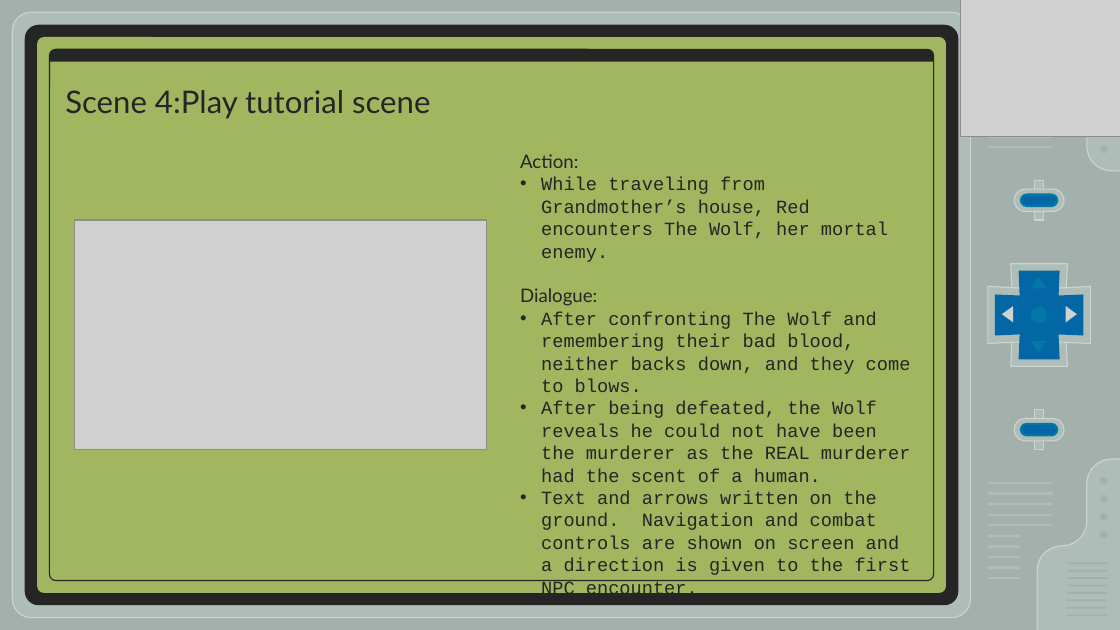
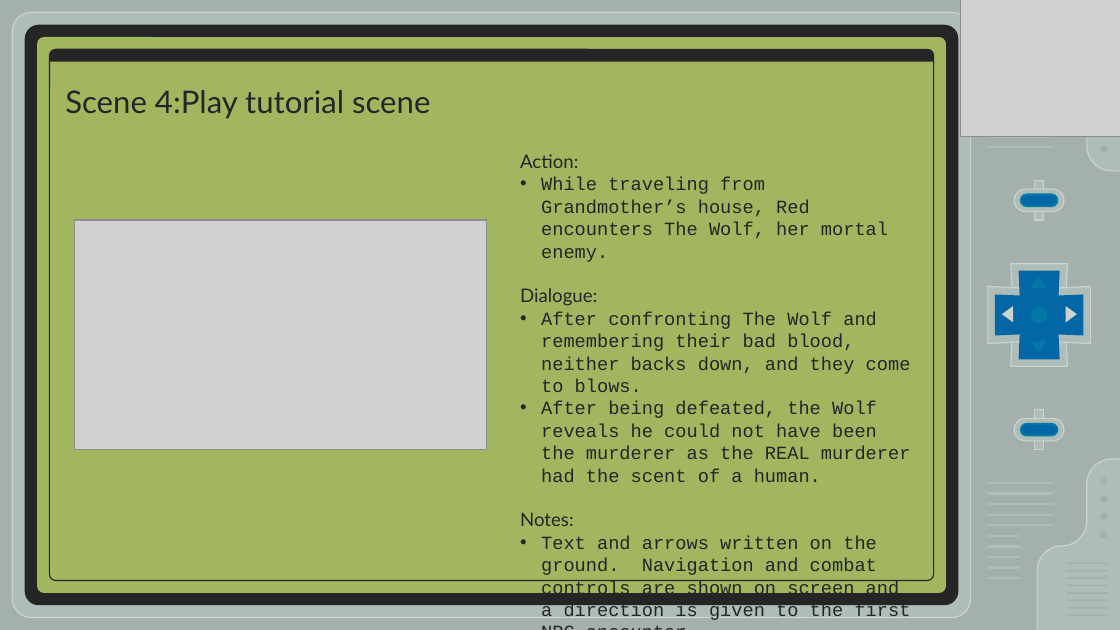
Before and after one commit to GreenSkyGames/Breaking-Red, a slide deck: slide 12 of Docs/Presentations/SA Presentation_Green Sky Games_v4.0.pptx. Drawn at 1120x630 pixels with LibreOffice and Linux fonts; fonts in the diff are those of the drawing; grey boxes stand for pictures. Boxes give left, top, right and bottom in pixels: in the first picture for what was removed or moved away, otherwise in the second. Text is boxed around its words. In the diff, an @@ line names an element or a change of style, - is before the commit and + after.

```diff
--- a/Docs/Presentations/SA Presentation_Green Sky Games_v4.0.pptx
+++ b/Docs/Presentations/SA Presentation_Green Sky Games_v4.0.pptx
@@ text at box(520, 512, 574, 526): paragraph added @@
+Notes:
```
Also in this commit, not shown: 6 other slides changed.
